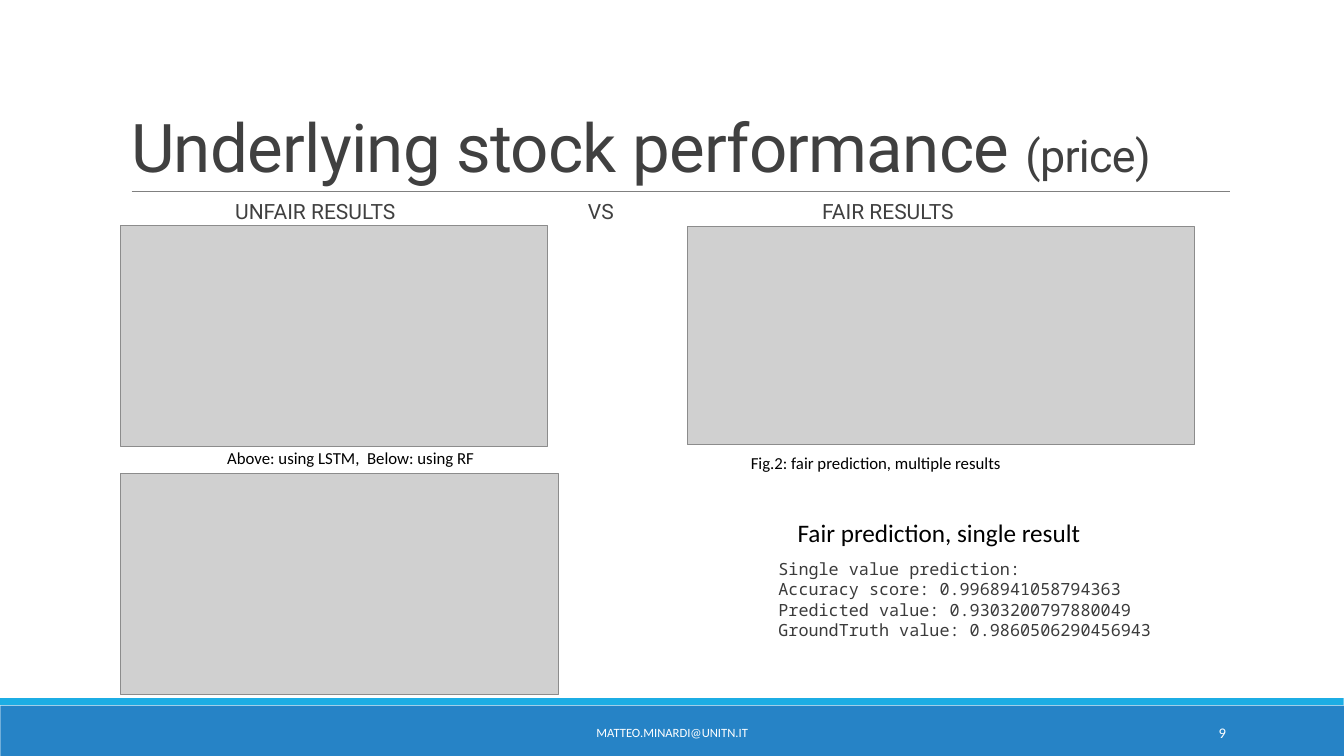
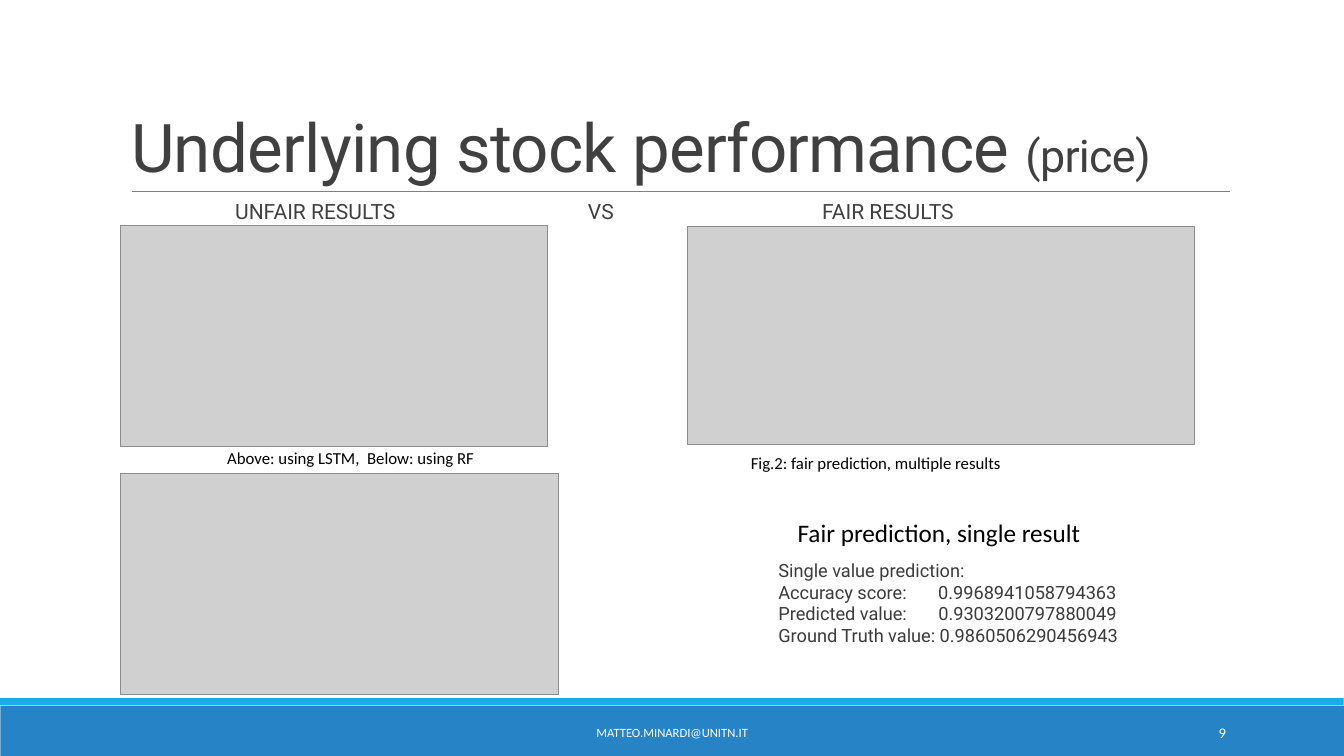
Before and after one commit to matteominardi/Futures-Contract-Pricing-Forecast-AI-for-finance, a slide deck: slide 9 of presentation.pptx. Drawn at 1344x756 pixels with LibreOffice and Linux fonts; fonts in the diff are those of the drawing; grey boxes stand for pictures. Boxes give left, top, right and bottom in pixels: in the first picture for what was removed or moved away, otherwise in the second. Text is boxed around its words. In the diff, an @@ line names an element or a change of style, - is before the commit and + after.

```diff
--- a/presentation.pptx
+++ b/presentation.pptx
@@ text at box(778, 563, 1118, 642): text changed; size 12 to 13 pt; font Noto Sans Mono to Roboto @@
-Single value prediction:
-Accuracy score: 0.9968941058794363
-Predicted value: 0.9303200797880049
-GroundTruth value: 0.9860506290456943
+Single value prediction:
+Accuracy score: 0.9968941058794363
+Predicted value: 0.9303200797880049
+Ground Truth value: 0.9860506290456943
```
Also in this commit, not shown: 13 other slides changed, 2 other files.
